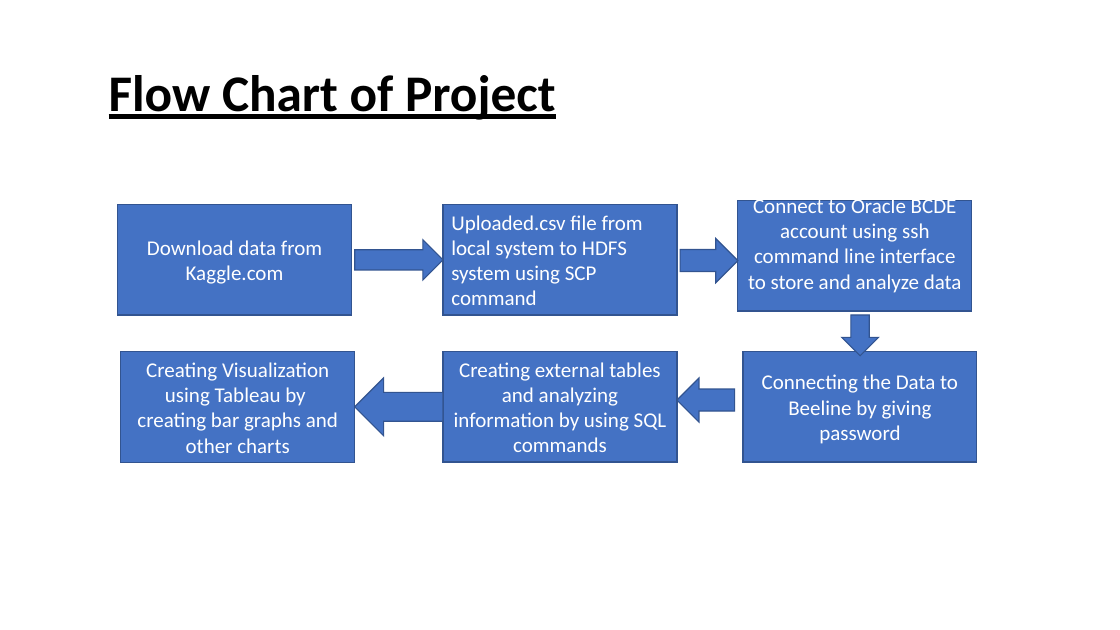
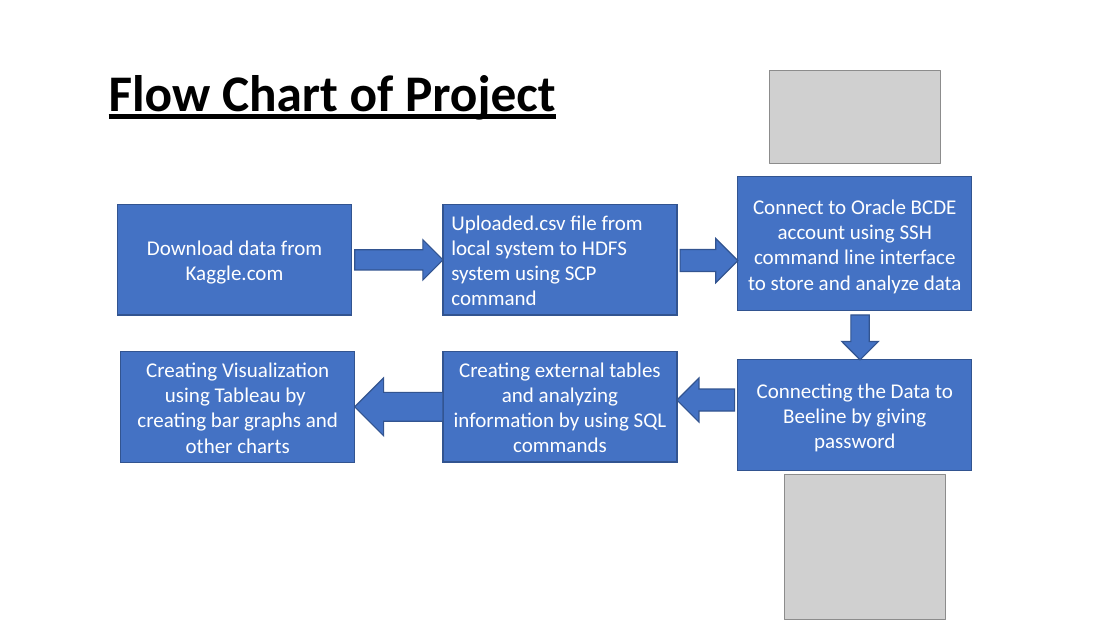
Before and after one commit to esrinivas08/NFL-Data-Analysis, a slide deck: slide 10 of 5200 Presentation1-2.pptx. Drawn at 1120x630 pixels with LibreOffice and Linux fonts; fonts in the diff are those of the drawing; grey boxes stand for pictures; background and template pictures are left out. Boxes give left, top, right and bottom in pixels: in the first picture for what was removed or moved away, otherwise in the second. Text is boxed around its words. In the diff, an @@ line names an element or a change of style, - is before the commit and + after.

```diff
--- a/5200 Presentation1-2.pptx
+++ b/5200 Presentation1-2.pptx
@@ picture added at [770,71,940,163] @@
@@ rectangle "Connect to Oracle BCDE account ...": place and size @@
-rectangle "Connect to Oracle BCDE account ..." at [738,200,971,311]
+rectangle "Connect to Oracle BCDE account ..." at [738,177,971,312]
@@ text in rectangle at [748,199,962,294]: text changed @@
-Connect to Oracle BCDE account using ssh command line interface to store and analyze data
+Connect to Oracle BCDE account using SSH command line interface to store and analyze data
@@ down arrow: place and size @@
-down arrow at [842,315,879,356]
+down arrow at [842,315,879,360]
@@ rectangle "Connecting the Data to Beeline ...": place and size @@
-rectangle "Connecting the Data to Beeline ..." at [744,351,977,462]
+rectangle "Connecting the Data to Beeline ..." at [738,360,971,471]
@@ picture added at [785,475,946,620] @@
```
